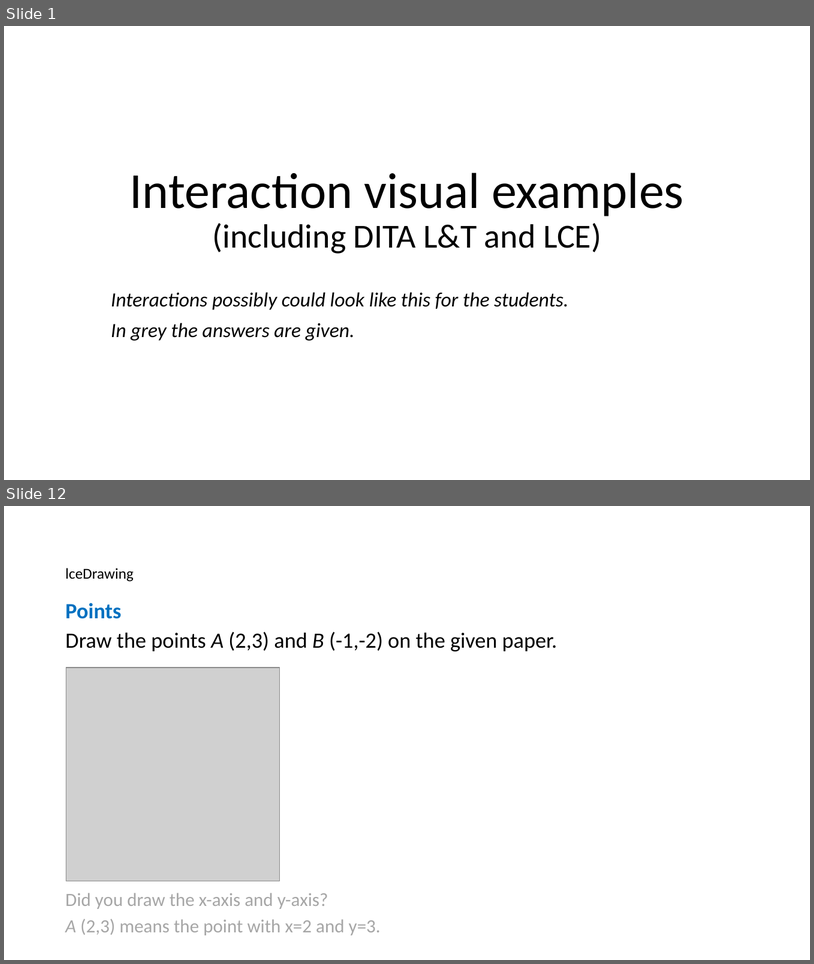
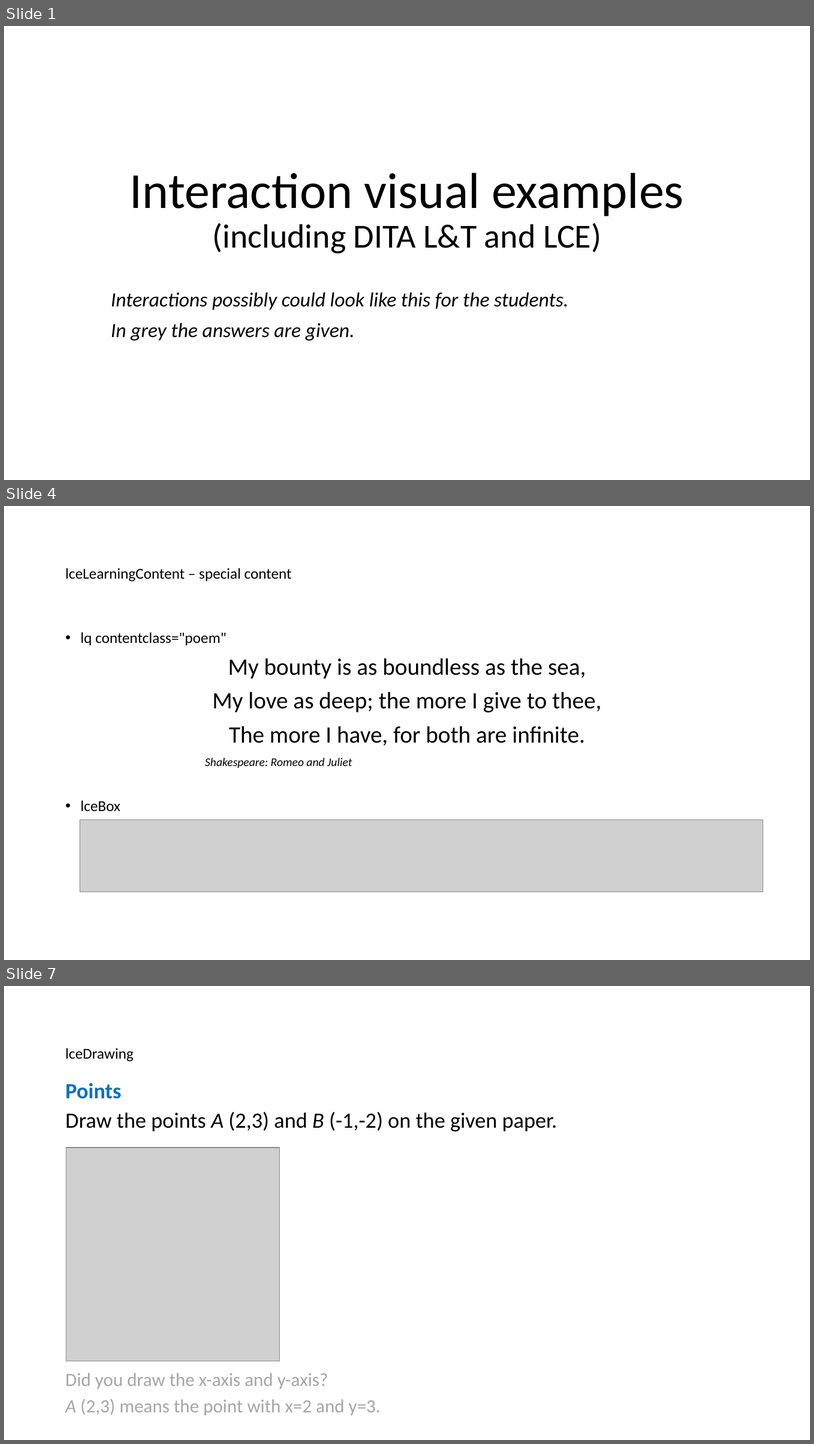
Before and after one commit to XStructuring/eu.xstructuring.dita.lce, a slide deck: documentation/Interaction_examples_visual.pptx. Shown one above the other, each under a label of ours: slides 1 and 12 before the commit, slides 1, 4 and 7 after it; the slides between them are not shown. The pictures are 814x964 and 814x1444 pixels, drawn with LibreOffice and Linux fonts; fonts in the diff are those of the drawing; grey boxes stand for pictures. Boxes give left, top, right and bottom in pixels: in the first picture for what was removed or moved away, otherwise in the second. Text is boxed around its words. In the diff, an @@ line names an element or a change of style, - is before the commit and + after.

```diff
--- a/documentation/Interaction_examples_visual.pptx
+++ b/documentation/Interaction_examples_visual.pptx
@@ slide 4 added at <box>4,506,810,960</box>, background #FFFFFF @@
@@ title added at <box>65,568,292,582</box>, 18 pt, text #000000 @@
+lceLearningContent – special content
@@ text added at <box>81,632,602,811</box>, 28 pt, text #000000 @@
+• lq contentclass="poem"
+My bounty is as boundless as the sea,
+My love as deep; the more I give to thee,
+The more I have, for both are infinite.
+Shakespeare: Romeo and Juliet
+• lceBox
@@ picture added at <box>80,820,763,892</box> @@
@@ what was slide 12 is now slide 7 @@
```
Also in this commit, not shown: 3 slides changed, 11 other slides added, 6 other files.
